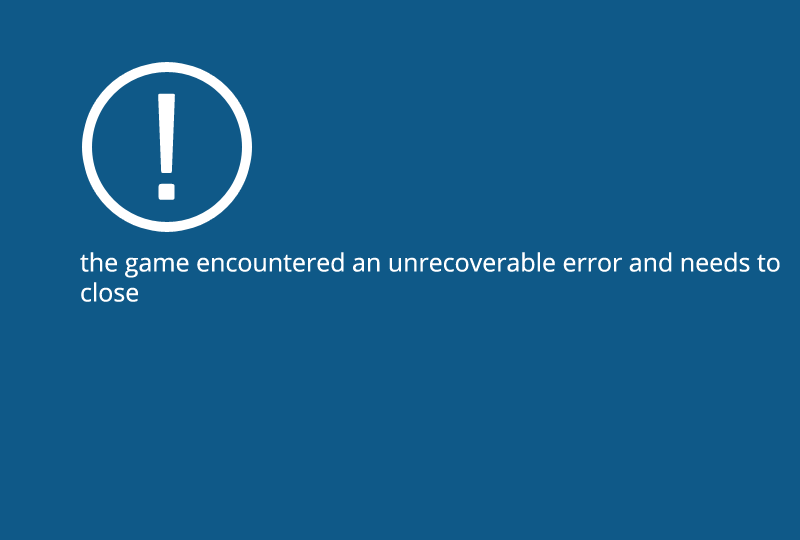
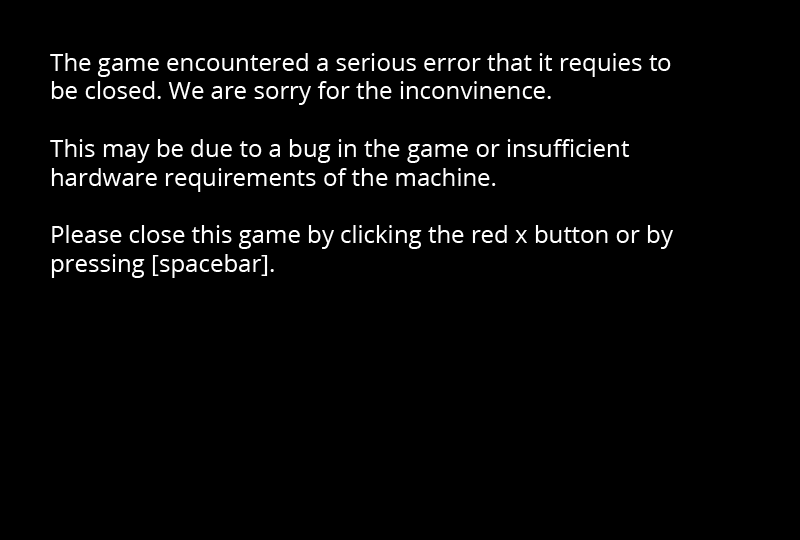
Before/after of a 800x540 layered artwork. What changed in the layer stack:
renamed "the game encountered an unrecoverable error and needs to close" to "The game encountered a serious error that it requies to be clo", painted on it over [50, 53, 780, 302]
removed layer "!" over [81, 61, 253, 233]
painted on "Background" over [0, 0, 800, 540]
